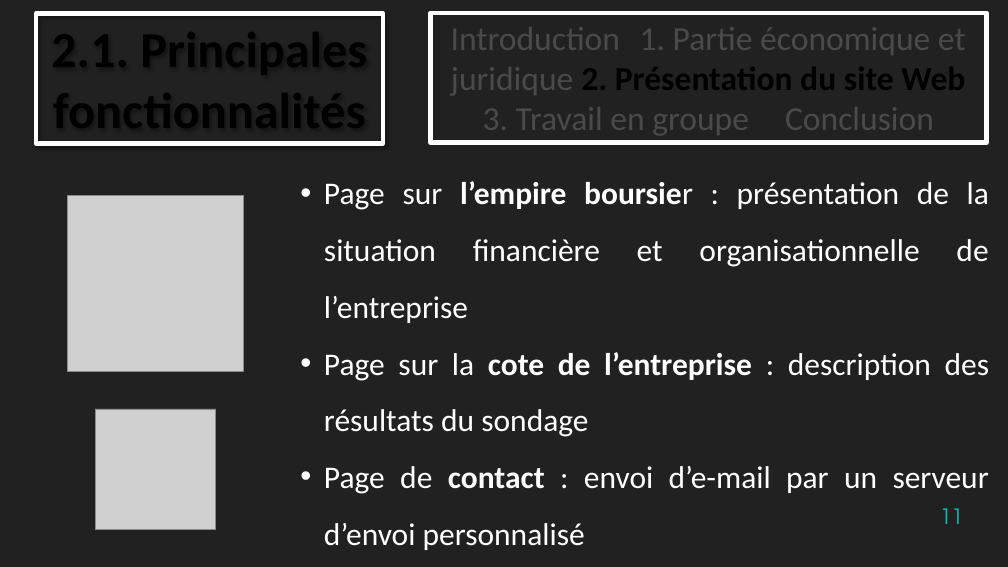
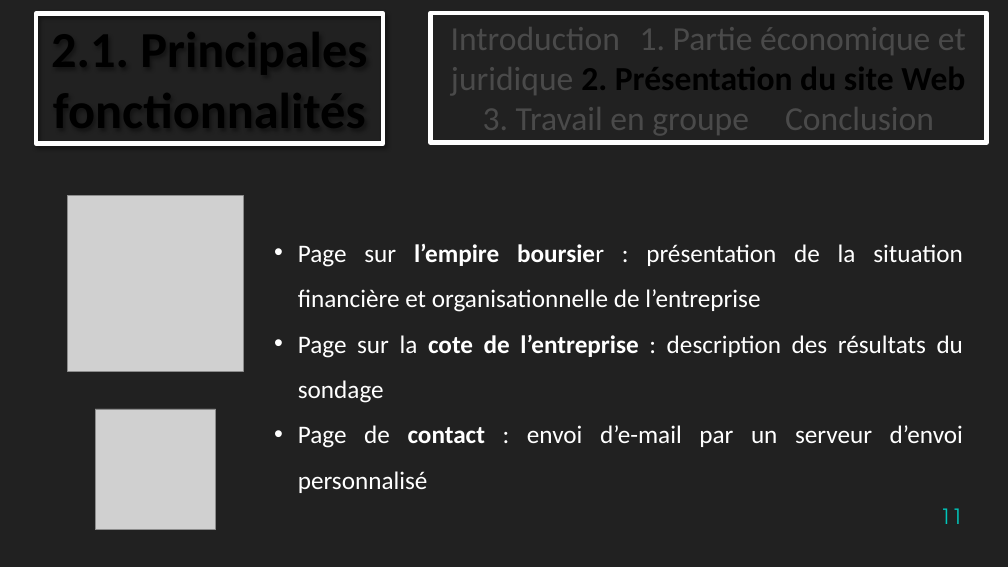
Before and after one commit to TheStaticTurtle/IUT_Website_TTI, a slide deck: slide 11 of Documents/Soutenance.pptx. Drawn at 1008x567 pixels with LibreOffice and Linux fonts; fonts in the diff are those of the drawing; grey boxes stand for pictures; background and template pictures are left out. Boxes give left, top, right and bottom in pixels: in the first picture for what was removed or moved away, otherwise in the second. Text is boxed around its words. In the diff, an @@ line names an element or a change of style, - is before the commit and + after.

```diff
--- a/Documents/Soutenance.pptx
+++ b/Documents/Soutenance.pptx
@@ text "Page sur l’empire boursier : ..." moved from (x1=324, y1=181, x2=989, y2=550) to (x1=298, y1=244, x2=963, y2=493) @@
@@ text "Page sur l’empire boursier : ..." at (x1=298, y1=244, x2=963, y2=493): size 30 to 24 pt @@
```
Also in this commit, not shown: 10 other slides changed, 1 slide added.
